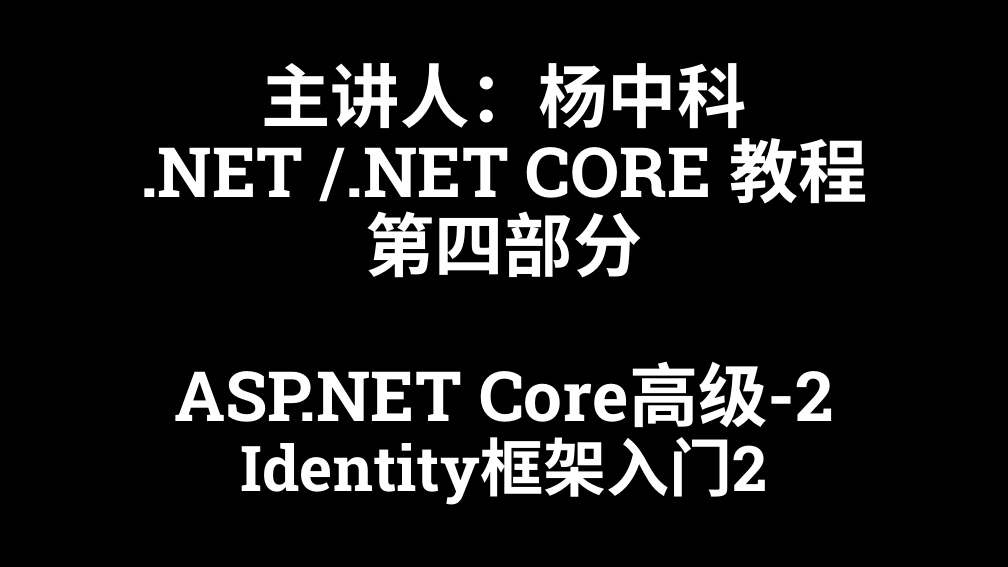
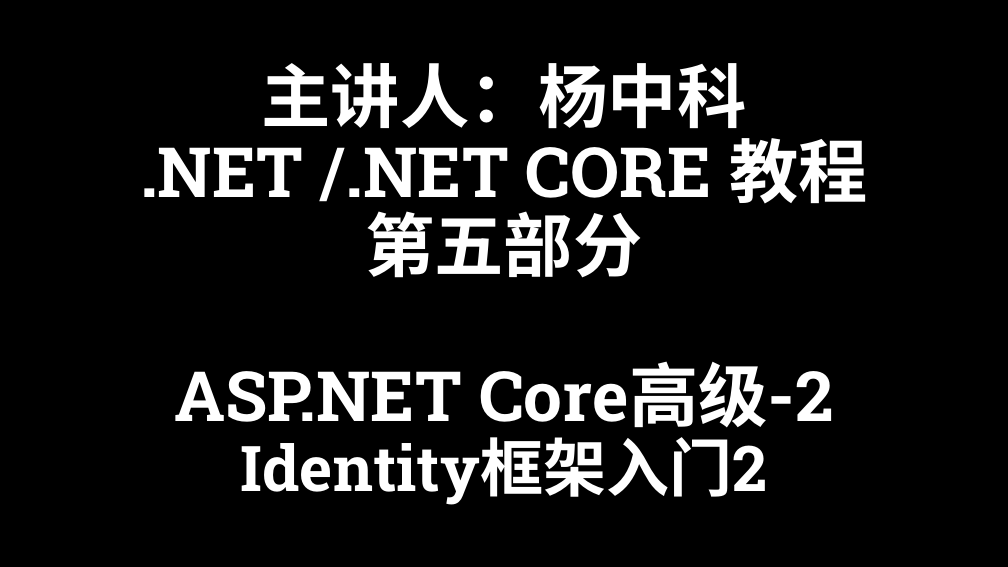
Before and after one commit to yangzhongke/NETBookMaterials, a slide deck: slide 1 of PPT课件/Part5-2：ASP.NET Core Identity框架入门2.pptx. Drawn at 1008x567 pixels with LibreOffice and Linux fonts; fonts in the diff are those of the drawing; background and template pictures are left out. Boxes give left, top, right and bottom in pixels: in the first picture for what was removed or moved away, otherwise in the second. Text is boxed around its words. In the diff, an @@ line names an element or a change of style, - is before the commit and + after.

```diff
--- a/PPT课件/Part5-2：ASP.NET Core Identity框架入门2.pptx
+++ b/PPT课件/Part5-2：ASP.NET Core Identity框架入门2.pptx
@@ title at (x1=140, y1=63, x2=868, y2=505): text changed @@
-主讲人：杨中科
-.NET /.NET CORE 教程
-第四部分
-ASP.NET Core高级-2
-Identity框架入门2
+主讲人：杨中科
+.NET /.NET CORE 教程
+第五部分
+ASP.NET Core高级-2
+Identity框架入门2
```
Also in this commit, not shown: 14 other files.
